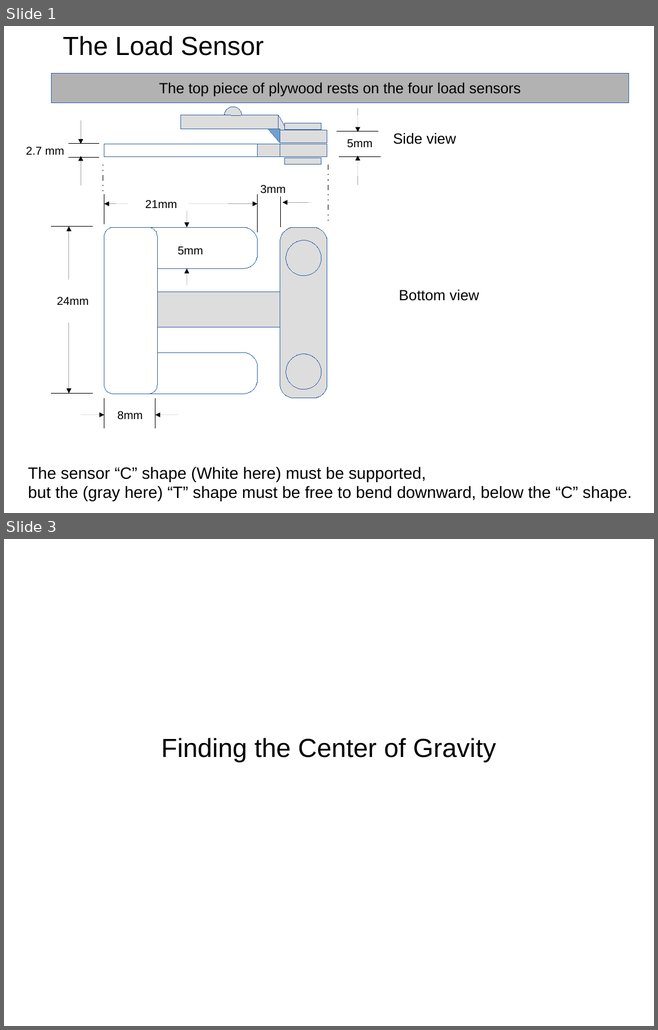
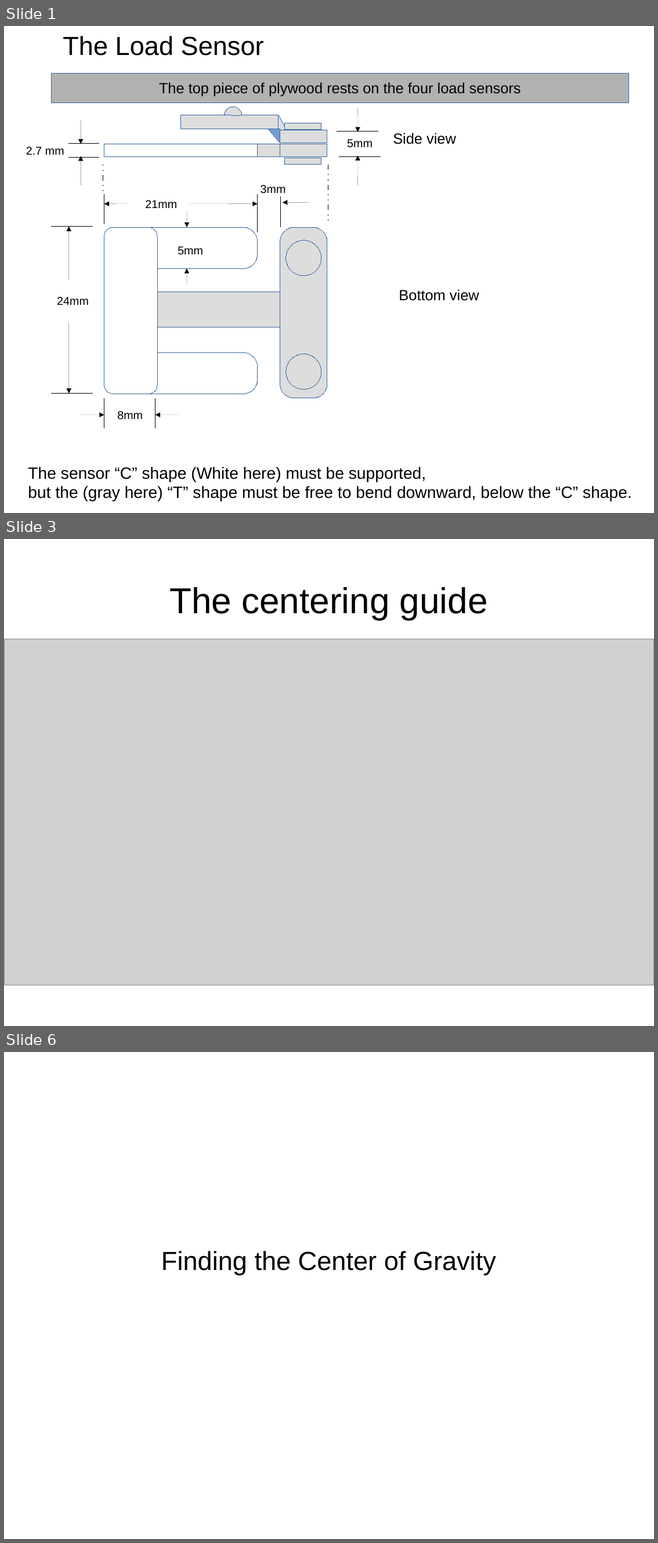
Before and after one commit to bneedhamia/CurieBLEWeightMonitor, a slide deck: MechanicalNotes.odp. Shown one above the other, each under a label of ours: slides 1 and 3 before the commit, slides 1, 3 and 6 after it; the slides between them are not shown. The pictures are 658x1030 and 658x1543 pixels, drawn with LibreOffice and Linux fonts; fonts in the diff are those of the drawing; grey boxes stand for pictures. Boxes give left, top, right and bottom in pixels: in the first picture for what was removed or moved away, otherwise in the second. Text is boxed around its words. In the diff, an @@ line names an element or a change of style, - is before the commit and + after.

```diff
--- a/MechanicalNotes.odp
+++ b/MechanicalNotes.odp
@@ slide 3 added at bbox=[4, 539, 654, 1026], background #FFFFFF @@
@@ title added at bbox=[169, 587, 488, 620], 44 pt, text #000000 @@
+The centering guide
@@ picture added at bbox=[4, 639, 654, 985] @@
@@ what was slide 3 is now slide 6 @@
```
Also in this commit, not shown: 1 slide changed, 2 other slides added.
